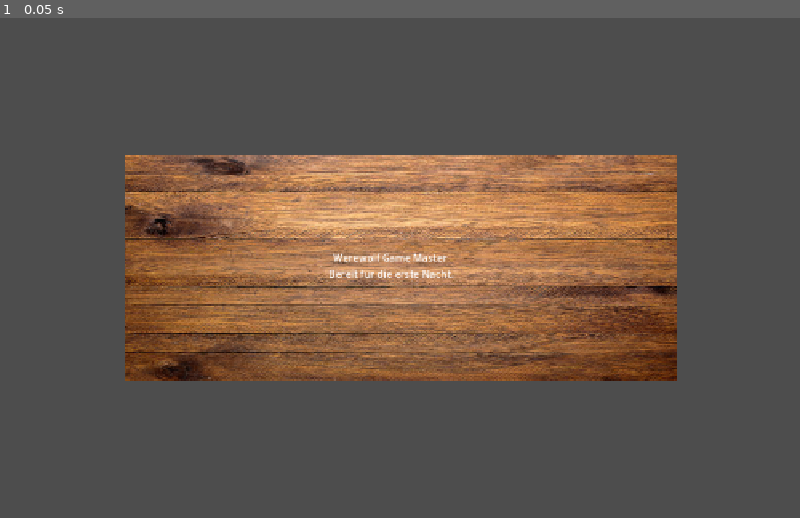
Above: before the commit, frame 1.
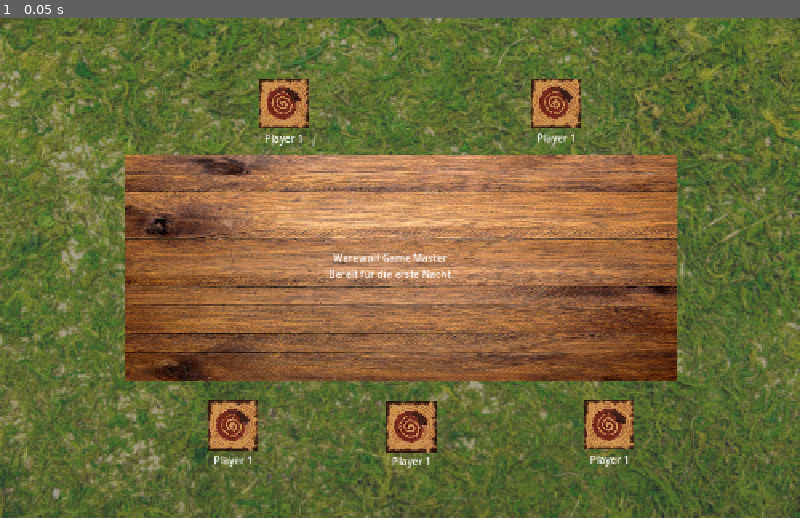
Above: after the commit, the same moment.

Repository: Wolfy7/werewolf-game-master
Game: Godot game, scene res://main.tscn
Two runs of this game, one before a commit and one after it. Both use one fixed random seed, a clock stepped at 60 frames per second and the inputs below.
Inputs:
- Up to frame 1 (0.05 s): no input

The runs differ from the first frame. In frame 1, 67% of the frame differs, in the area x 0-100%, y 0-100%.

Commit message:
feat: add player and background assets, update main scene configuration

Diff:
--- a/main.tscn
+++ b/main.tscn
@@ -1,7 +1,9 @@
 [gd_scene format=3 uid="uid://dq03uvrvyhtpy"]
 
+[ext_resource type="Texture2D" uid="uid://2h85demagwi0" path="res://assets/backgrounds/istockphoto-939518514-612x612.jpg" id="1_h2yge"]
 [ext_resource type="Texture2D" uid="uid://c8mmfyml850wc" path="res://assets/tables/table_round.png" id="1_ig7tw"]
 [ext_resource type="Texture2D" uid="uid://c3kw2mc33rhos" path="res://assets/tables/360_F_223060577_Up871tVFzW9s3J5y6ILNQnDiPeOOsBTC.jpg" id="2_0xm2m"]
+[ext_resource type="PackedScene" uid="uid://ls34xrduqyh3" path="res://scenes/player.tscn" id="4_1bvp3"]
 
 [node name="Main" type="Control" unique_id=399816373]
 layout_mode = 3
@@ -11,7 +13,22 @@
 grow_horizontal = 2
 grow_vertical = 2
 
-[node name="TextureRect" type="TextureRect" parent="." unique_id=1788308542]
+[node name="Background" type="TextureRect" parent="." unique_id=408141893]
+modulate = Color(1, 1, 1, 0.5058824)
+layout_mode = 1
+anchors_preset = 15
+anchor_right = 1.0
+anchor_bottom = 1.0
+grow_horizontal = 2
+grow_vertical = 2
+texture = ExtResource("1_h2yge")
+
+[node name="TableLayer" type="Control" parent="." unique_id=290146263]
+anchors_preset = 0
+offset_right = 40.0
+offset_bottom = 40.0
+
+[node name="TextureRect" type="TextureRect" parent="TableLayer" unique_id=1788308542]
 visible = false
 layout_mode = 1
 anchors_preset = 8
@@ -19,15 +36,15 @@
 anchor_top = 0.5
 anchor_right = 0.5
 anchor_bottom = 0.5
-offset_left = -400.0
-offset_top = -400.0
-offset_right = 400.0
-offset_bottom = 400.0
+offset_left = 220.0
+offset_top = -20.0
+offset_right = 1020.0
+offset_bottom = 780.0
 grow_horizontal = 2
 grow_vertical = 2
 texture = ExtResource("1_ig7tw")
 
-[node name="Label" type="Label" parent="TextureRect" unique_id=1416164190]
+[node name="Label" type="Label" parent="TableLayer/TextureRect" unique_id=1416164190]
 layout_mode = 1
 anchors_preset = 8
 anchor_left = 0.5
@@ -45,22 +62,22 @@
 horizontal_alignment = 1
 vertical_alignment = 1
 
-[node name="TextureRect2" type="TextureRect" parent="." unique_id=1031078259]
+[node name="TextureRect2" type="TextureRect" parent="TableLayer" unique_id=1031078259]
 layout_mode = 1
 anchors_preset = 8
 anchor_left = 0.5
 anchor_top = 0.5
 anchor_right = 0.5
 anchor_bottom = 0.5
-offset_left = -441.5
-offset_top = -180.0
-offset_right = 441.5
-offset_bottom = 180.0
+offset_left = 178.5
+offset_top = 200.0
+offset_right = 1061.5
+offset_bottom = 560.0
 grow_horizontal = 2
 grow_vertical = 2
 texture = ExtResource("2_0xm2m")
 
-[node name="Label2" type="Label" parent="TextureRect2" unique_id=834302213]
+[node name="Label2" type="Label" parent="TableLayer/TextureRect2" unique_id=834302213]
 layout_mode = 1
 anchors_preset = 8
 anchor_left = 0.5
@@ -77,3 +94,38 @@
  Bereit für die erste Nacht."
 horizontal_alignment = 1
 vertical_alignment = 1
+
+[node name="Player" parent="." unique_id=1750820860 instance=ExtResource("4_1bvp3")]
+layout_mode = 0
+offset_left = 414.0
+offset_top = 97.0
+offset_right = 454.0
+offset_bottom = 137.0
+
+[node name="Player2" parent="." unique_id=948005370 instance=ExtResource("4_1bvp3")]
+layout_mode = 0
+offset_left = 618.0
+offset_top = 614.0
+offset_right = 658.0
+offset_bottom = 654.0
+
+[node name="Player3" parent="." unique_id=1481081314 instance=ExtResource("4_1bvp3")]
+layout_mode = 0
+offset_left = 935.0
+offset_top = 611.0
+offset_right = 975.0
+offset_bottom = 651.0
+
+[node name="Player4" parent="." unique_id=824841150 instance=ExtResource("4_1bvp3")]
+layout_mode = 0
+offset_left = 850.0
+offset_top = 96.0
+offset_right = 890.0
+offset_bottom = 136.0
+
+[node name="Player5" parent="." unique_id=984103794 instance=ExtResource("4_1bvp3")]
+layout_mode = 0
+offset_left = 333.0
+offset_top = 612.0
+offset_right = 373.0
+offset_bottom = 652.0
--- a/project.godot
+++ b/project.godot
@@ -11,6 +11,7 @@
 [application]
 
 config/name="Werewolf Game Master"
+config/tags=PackedStringArray("2d")
 run/main_scene="uid://dq03uvrvyhtpy"
 config/features=PackedStringArray("4.6", "GL Compatibility")
 config/icon="res://icon.svg"
--- /dev/null
+++ b/scenes/player.tscn
@@ -0,0 +1,29 @@
+[gd_scene format=3 uid="uid://ls34xrduqyh3"]
+
+[ext_resource type="Texture2D" uid="uid://bj5hxg3gycsn8" path="res://assets/cards/7b6e292b676638baf71202d7f011fd9d.jpg" id="1_3vyb7"]
+
+[node name="Player" type="Control" unique_id=1750820860]
+layout_mode = 3
+anchors_preset = 0
+offset_left = 417.0
+offset_top = 90.0
+offset_right = 457.0
+offset_bottom = 130.0
+metadata/_edit_group_ = true
+
+[node name="VBoxContainer" type="VBoxContainer" parent="." unique_id=13276202]
+layout_mode = 0
+offset_right = 40.0
+offset_bottom = 40.0
+
+[node name="TextureRect" type="TextureRect" parent="VBoxContainer" unique_id=23762109]
+custom_minimum_size = Vector2(80, 80)
+layout_mode = 2
+texture = ExtResource("1_3vyb7")
+expand_mode = 1
+
+[node name="Name" type="Label" parent="VBoxContainer" unique_id=546232140]
+layout_mode = 2
+text = "Player 1"
+horizontal_alignment = 1
+vertical_alignment = 1
Binary file added: assets/backgrounds/istockphoto-939518514-612x612.jpg
Not shown, added: assets/backgrounds/istockphoto-939518514-612x612.jpg.import
Binary file added: assets/cards/7b6e292b676638baf71202d7f011fd9d.jpg
Not shown, added: assets/cards/7b6e292b676638baf71202d7f011fd9d.jpg.import
